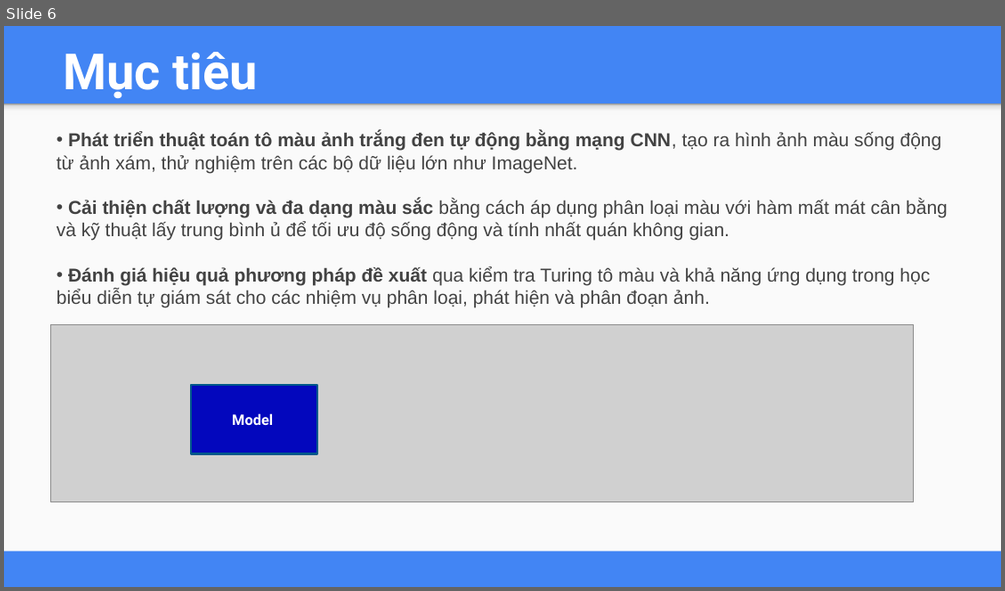
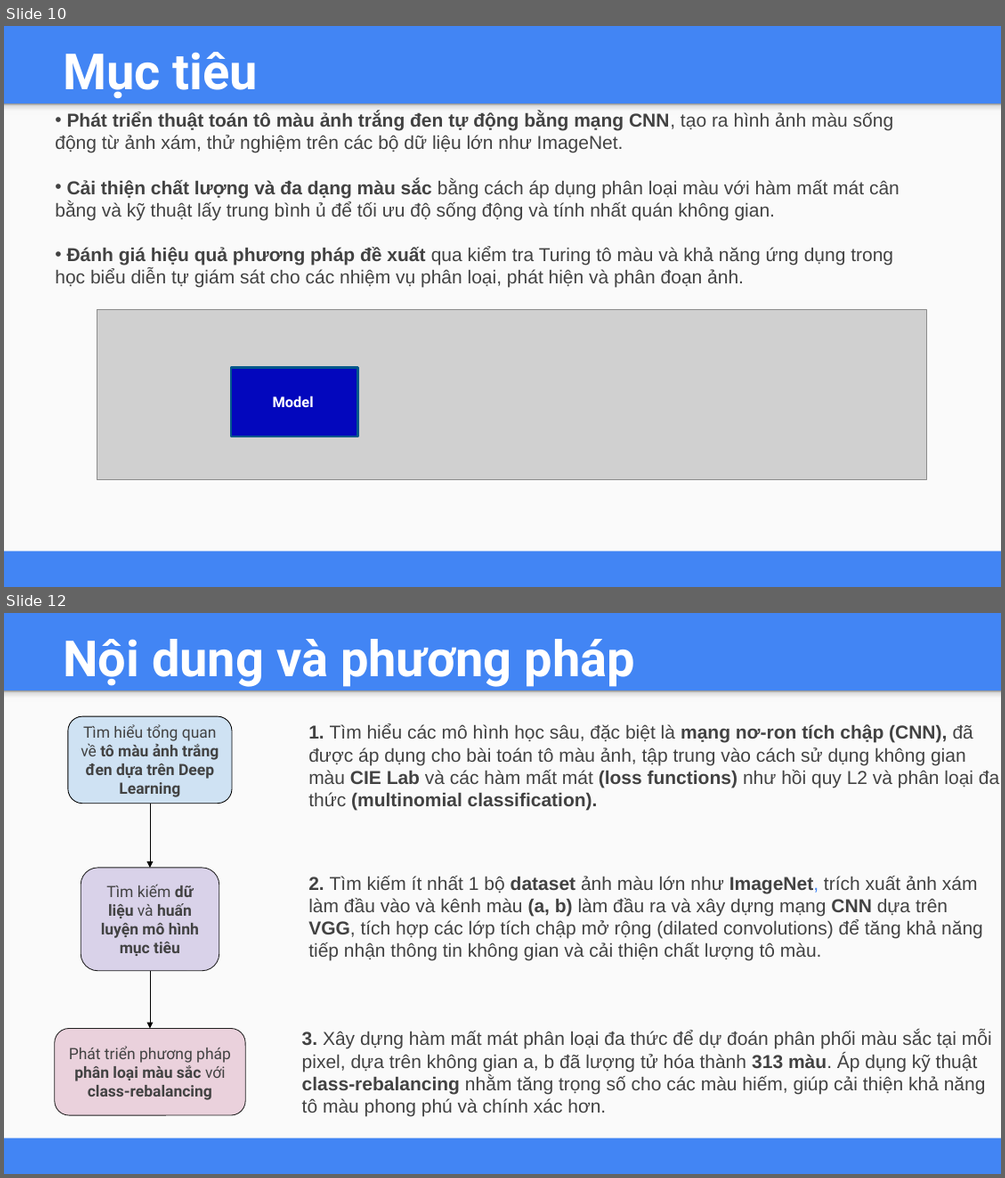
Before and after one commit to lekhanhhoang/influence-of-color, a slide deck: Báo cáo Final.pptx. Shown one above the other, each under a label of ours: slide 6 before the commit, slides 10 and 12 after it; the slides between them are not shown. The pictures are 1005x591 and 1005x1178 pixels, drawn with LibreOffice and Linux fonts; fonts in the diff are those of the drawing; grey boxes stand for pictures. Boxes give left, top, right and bottom in pixels: in the first picture for what was removed or moved away, otherwise in the second. Text is boxed around its words. In the diff, an @@ line names an element or a change of style, - is before the commit and + after.

```diff
--- a/Báo cáo Final.pptx
+++ b/Báo cáo Final.pptx
@@ slide 12 added at <box>4,613,1001,1174</box>, background #4285F4; not listed: 2 template elements that a slide beside it also shows @@
@@ text added at <box>63,639,635,687</box>, 48 pt, text #FFFFFF, bold @@
+Nội dung và phương pháp
@@ rounded rectangle added at <box>68,716,232,803</box>, fill #CFE2F3, outline #000000 0.75 pt, 15 pt, text #424242, bold @@
+Tìm hiểu tổng quan về tô màu ảnh trắng đen dựa trên Deep Learning
@@ text added at <box>308,724,999,810</box>, 18 pt, text #424242 @@
+1. Tìm hiểu các mô hình học sâu, đặc biệt là mạng nơ-ron tích chập (CNN), đã được áp dụng cho bài toán tô màu ảnh, tập trung vào cách sử dụng không gian màu CIE Lab và các hàm mất mát (loss functions) như hồi quy L2 và phân loại đa thức (multinomial classification).
@@ arrow added from (150, 803) to (150, 868), #000000 0.75 pt @@
@@ rounded rectangle added at <box>81,868,219,971</box>, fill #D9D2E9, outline #1F1F1F 0.75 pt, 15 pt, text #424242, bold @@
+Tìm kiếm dữ liệu và huấn luyện mô hình mục tiêu
@@ text added at <box>308,876,983,961</box>, 18 pt, text #424242 @@
+2. Tìm kiếm ít nhất 1 bộ dataset ảnh màu lớn như ImageNet, trích xuất ảnh xám làm đầu vào và kênh màu (a, b) làm đầu ra và xây dựng mạng CNN dựa trên VGG, tích hợp các lớp tích chập mở rộng (dilated convolutions) để tăng khả năng tiếp nhận thông tin không gian và cải thiện chất lượng tô màu.
@@ arrow added from (150, 971) to (150, 1028), #000000 0.75 pt @@
@@ rounded rectangle added at <box>55,1028,245,1115</box>, fill #EAD1DC, outline #1F1F1F 0.75 pt, 15 pt, text #424242, bold @@
+Phát triển phương pháp phân loại màu sắc với class-rebalancing
@@ text added at <box>302,1030,992,1116</box>, 18 pt, text #424242 @@
+3. Xây dựng hàm mất mát phân loại đa thức để dự đoán phân phối màu sắc tại mỗi pixel, dựa trên không gian a, b đã lượng tử hóa thành 313 màu. Áp dụng kỹ thuật class-rebalancing nhằm tăng trọng số cho các màu hiếm, giúp cải thiện khả năng tô màu phong phú và chính xác hơn.
@@ what was slide 6 is now slide 10 @@
@@ slide 10 changed as well @@
@@ text "Phát triển thuật toán tô ..." rewrapped from <box>57,132,947,307</box> to <box>55,111,899,288</box> @@
@@ picture: place and size @@
-picture at <box>51,324,914,501</box>
+picture at <box>97,309,926,480</box>
@@ rectangle: place and size @@
-rectangle at <box>191,385,317,454</box>
+rectangle at <box>231,368,357,436</box>
@@ text "Model": place and size @@
-text "Model" at <box>232,413,273,425</box>
+text "Model" at <box>273,395,314,407</box>
```
Also in this commit, not shown: 6 other slides changed, 7 other slides added.
